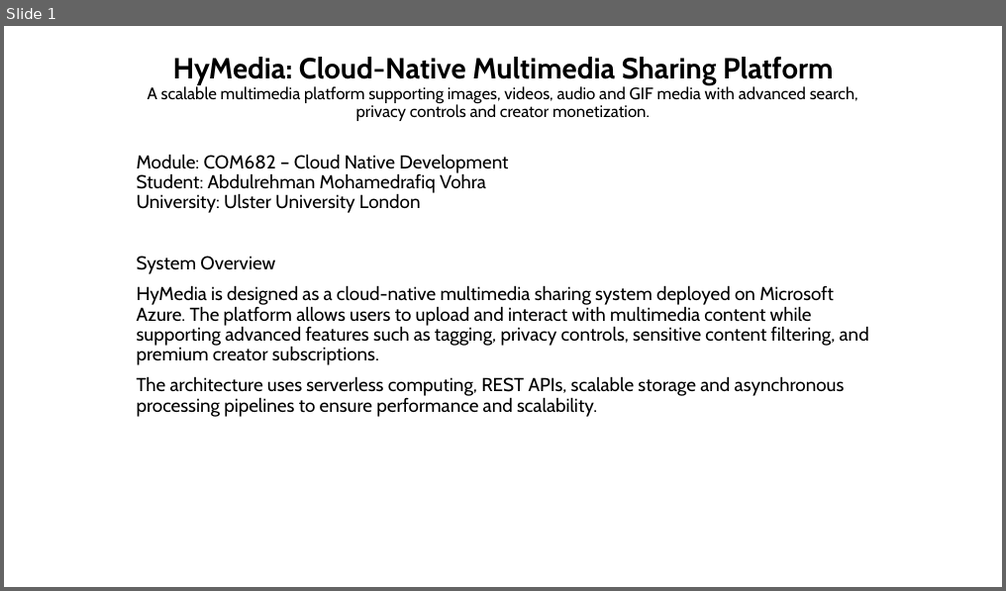
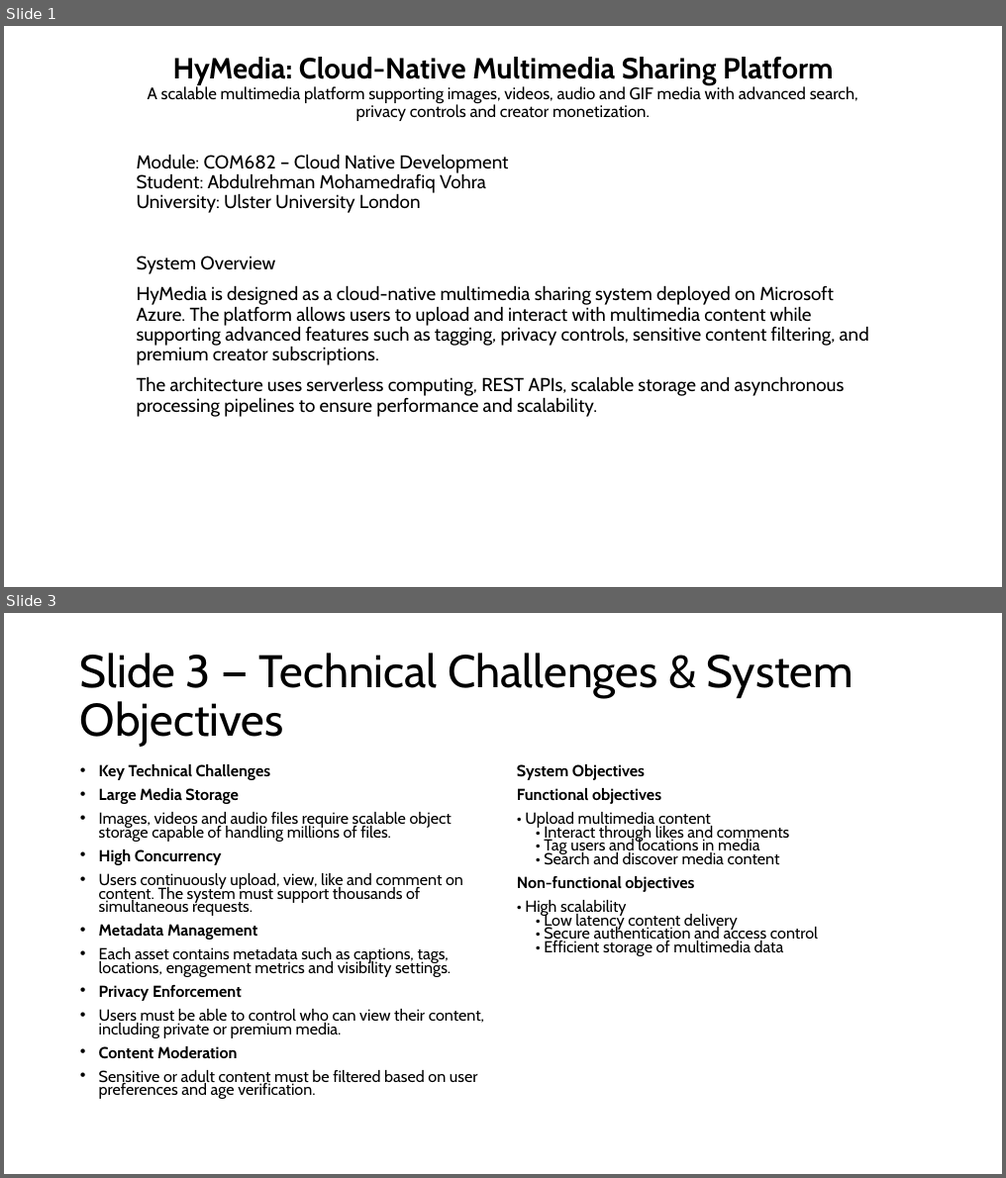
Before and after one commit to Abdulrehman-glitch/HyMedia, a slide deck: CW1_Submission.pptx. Shown one above the other, each under a label of ours: slide 1 before the commit, slides 1 and 3 after it; the slides between them are not shown. The pictures are 1006x591 and 1006x1178 pixels, drawn with LibreOffice and Linux fonts; fonts in the diff are those of the drawing. Boxes give left, top, right and bottom in pixels: in the first picture for what was removed or moved away, otherwise in the second. Text is boxed around its words. In the diff, an @@ line names an element or a change of style, - is before the commit and + after.

```diff
--- a/CW1_Submission.pptx
+++ b/CW1_Submission.pptx
@@ slide 3 added at (x1=4, y1=613, x2=1002, y2=1174), background #FFFFFF @@
@@ title added at (x1=80, y1=653, x2=853, y2=747), 44 pt, text #000000 @@
+Slide 3 — Technical Challenges & System Objectives
@@ text added at (x1=99, y1=764, x2=484, y2=1099), 15.4 pt, text #000000 @@
+• Key Technical Challenges
+• Large Media Storage
+• Images, videos and audio files require scalable object storage capable of handling millions of files.
+• High Concurrency
+• Users continuously upload, view, like and comment on content. The system must support thousands of simultaneous requests.
+• Metadata Management
+• Each asset contains metadata such as captions, tags, locations, engagement metrics and visibility settings.
+• Privacy Enforcement
+• Users must be able to control who can view their content, including private or premium media.
+• Content Moderation
+• Sensitive or adult content must be filtered based on user preferences and age verification.
@@ text added at (x1=517, y1=764, x2=818, y2=957), 15.4 pt, text #000000 @@
+System Objectives
+Functional objectives
+• Upload multimedia content
+• Interact through likes and comments
+• Tag users and locations in media
+• Search and discover media content
+Non-functional objectives
+• High scalability
+• Low latency content delivery
+• Secure authentication and access control
+• Efficient storage of multimedia data
```
Also in this commit, not shown: 13 other slides added.
